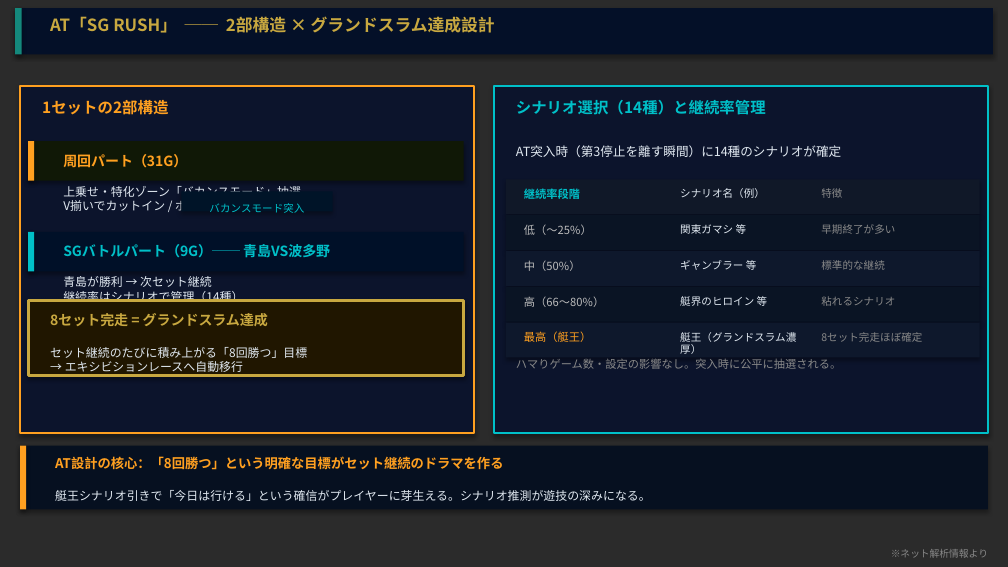
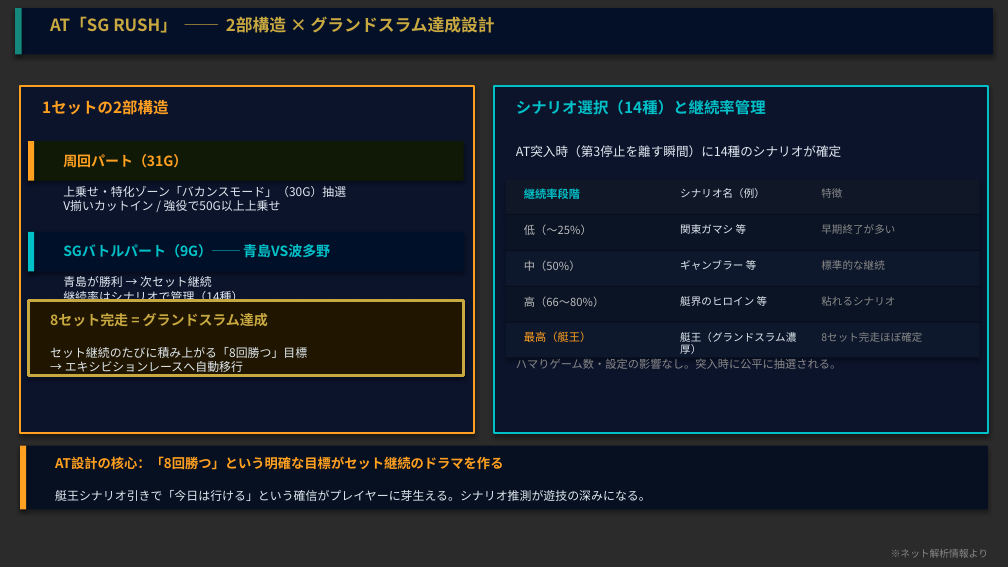
Before and after one commit to hkadoya-eng/slocri, a slide deck: slide 5 of proposals/機種分析/モンキーターンV/monkeyturn_guide_v1.pptx. Drawn at 1008x567 pixels with LibreOffice and Linux fonts; fonts in the diff are those of the drawing; background and template pictures are left out; a plain dark background stands for a picture behind light text. Boxes give left, top, right and bottom in pixels: in the first picture for what was removed or moved away, otherwise in the second. Text is boxed around its words. In the diff, an @@ line names an element or a change of style, - is before the commit and + after.

Commit message:
モンキーターンV: ゲームフロー再設計（優出モード/CZ 2ルート）+ slide5レイアウト修正

```diff
--- a/proposals/機種分析/モンキーターンV/monkeyturn_guide_v1.pptx
+++ b/proposals/機種分析/モンキーターンV/monkeyturn_guide_v1.pptx
@@ text at [63, 186, 346, 211]: text changed @@
-上乗せ・特化ゾーン「バカンスモード」抽選
-V揃いでカットイン / ボートで50G以上上乗せ
+上乗せ・特化ゾーン「バカンスモード」（30G）抽選
+V揃いカットイン / 強役で50G以上上乗せ
@@ rectangle removed at [181, 192, 333, 212] @@
@@ text removed at [209, 203, 304, 213] @@
-バカンスモード突入
```
Also in this commit, not shown: 1 other slide changed, 1 other file.
